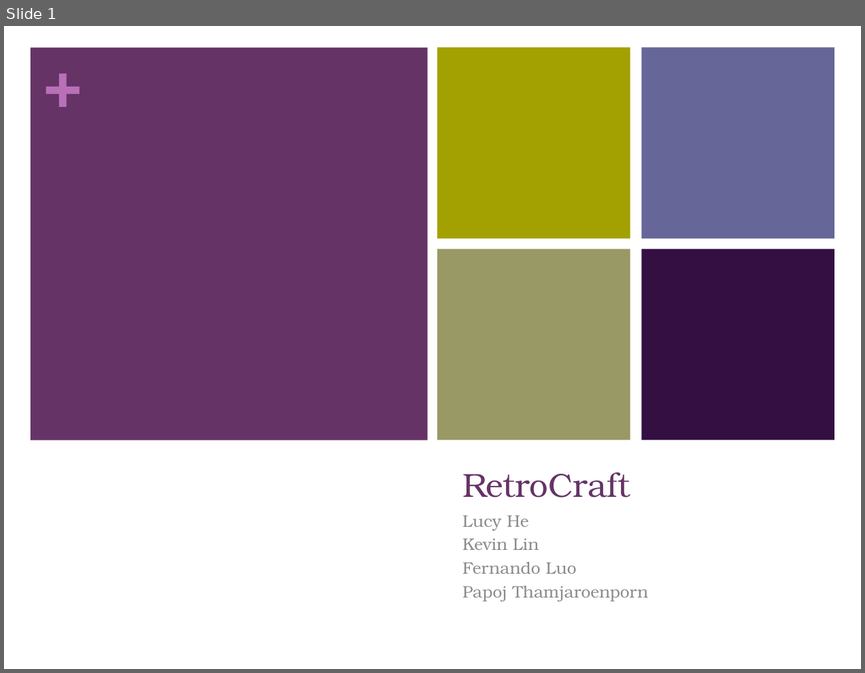
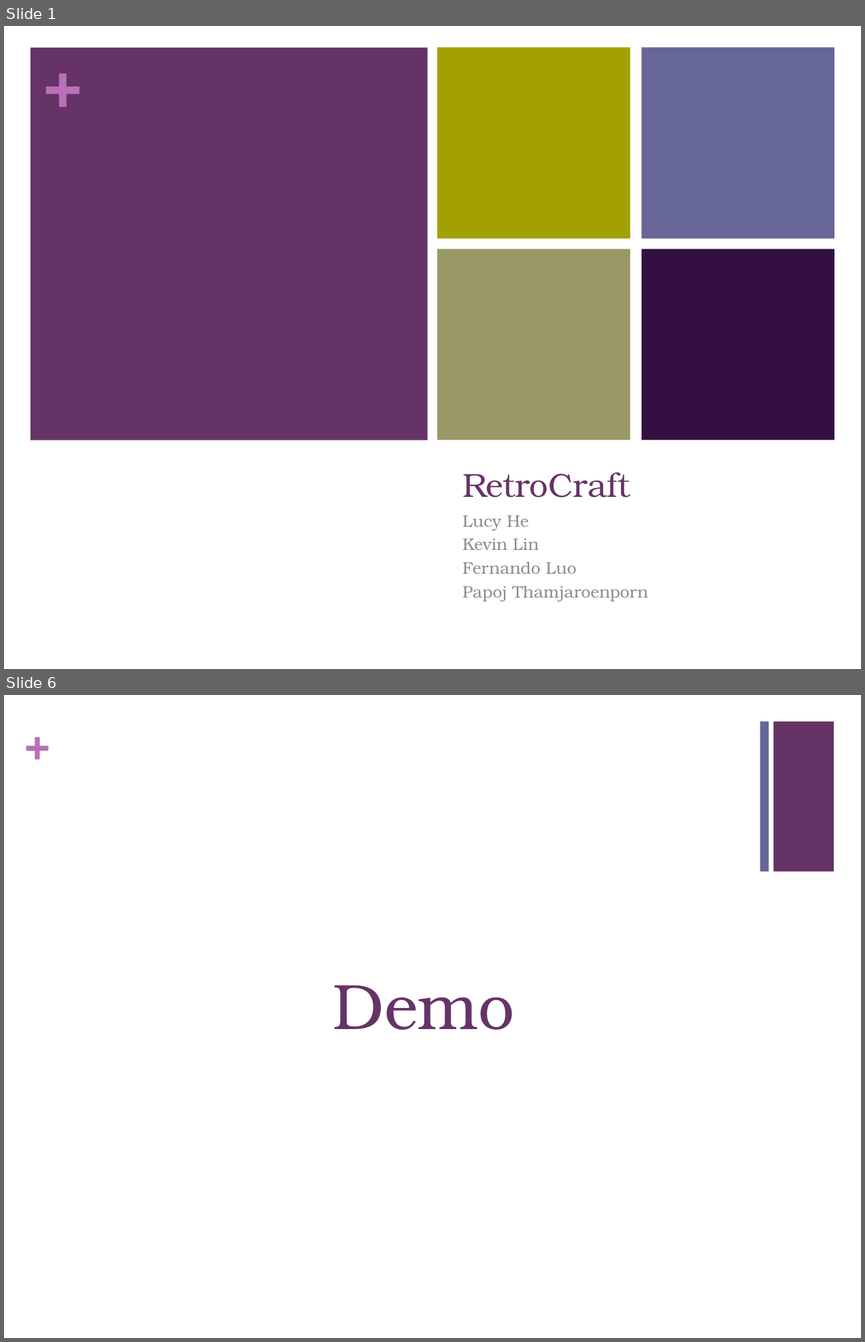
Before and after one commit to klin01/PLT, a slide deck: FinalReport/FinalPresent.pptx. Shown one above the other, each under a label of ours: slide 1 before the commit, slides 1 and 6 after it; the slides between them are not shown. The pictures are 865x673 and 865x1342 pixels, drawn with LibreOffice and Linux fonts; fonts in the diff are those of the drawing. Boxes give left, top, right and bottom in pixels: in the first picture for what was removed or moved away, otherwise in the second. Text is boxed around its words. In the diff, an @@ line names an element or a change of style, - is before the commit and + after.

```diff
--- a/FinalReport/FinalPresent.pptx
+++ b/FinalReport/FinalPresent.pptx
@@ slide 6 added at (4, 695, 861, 1338), background #FFFFFF @@
@@ text added at (24, 717, 50, 768), 36 pt, text #B870B8, bold @@
++
@@ rectangle added at (759, 722, 768, 872), fill #666699 @@
@@ rectangle added at (773, 722, 834, 872), fill #663366 @@
@@ title added at (333, 985, 514, 1030), 54 pt, text #663366 @@
+Demo
```
Also in this commit, not shown: 1 slide changed, 3 other slides added.
